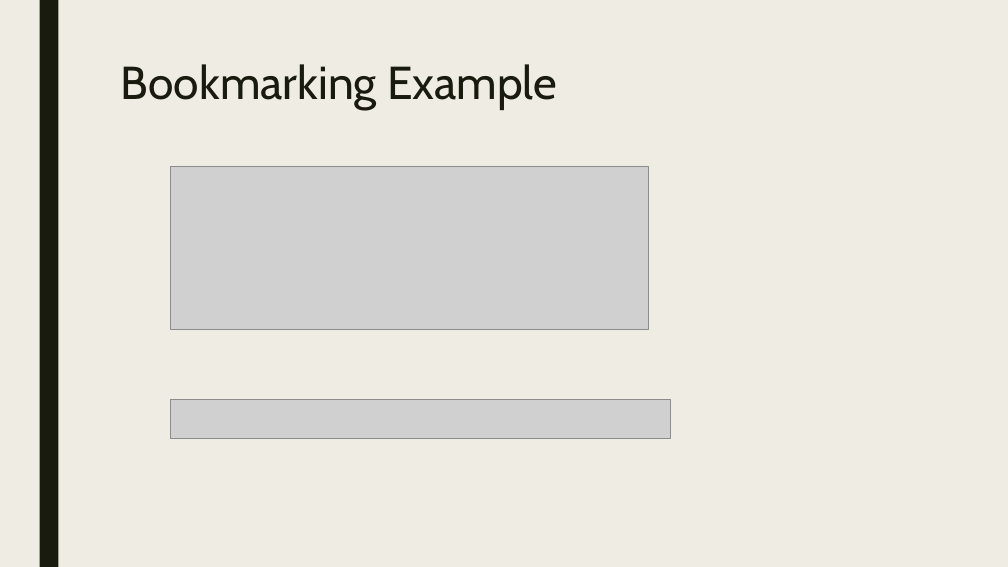
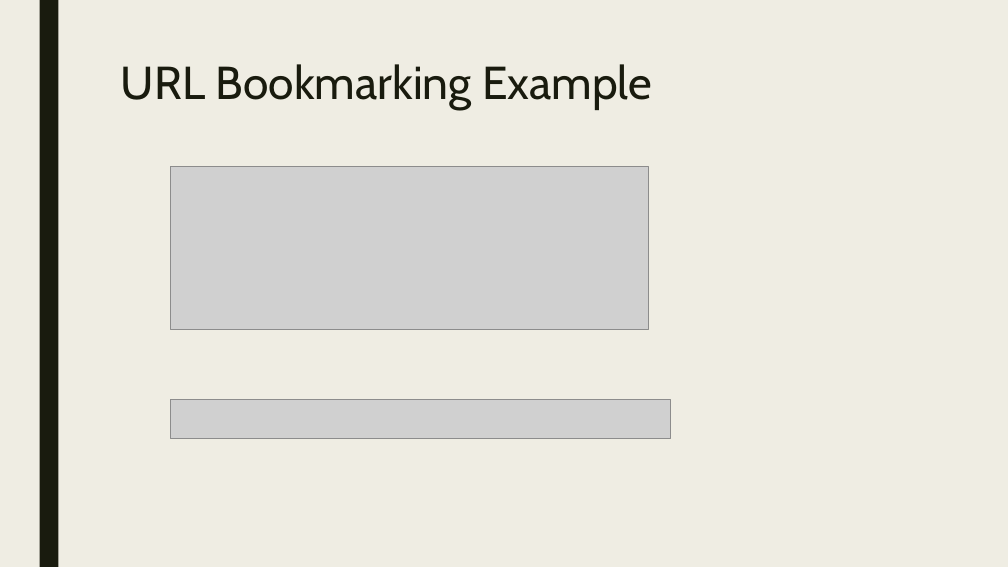
Before and after one commit to RforOperations2018/Class_5, a slide deck: slide 7 of Class 6.pptx (slide 9 before the commit). Drawn at 1008x567 pixels with LibreOffice and Linux fonts; fonts in the diff are those of the drawing; grey boxes stand for pictures. Boxes give left, top, right and bottom in pixels: in the first picture for what was removed or moved away, otherwise in the second. Text is boxed around its words. In the diff, an @@ line names an element or a change of style, - is before the commit and + after.

Commit message:
Class examples

```diff
--- a/Class 6.pptx
+++ b/Class 6.pptx
@@ title at (x1=121, y1=64, x2=652, y2=110): text changed @@
-Bookmarking Example
+URL Bookmarking Example
```
Also in this commit, not shown: 2 other slides changed, 11 slides added, 2 other files.
